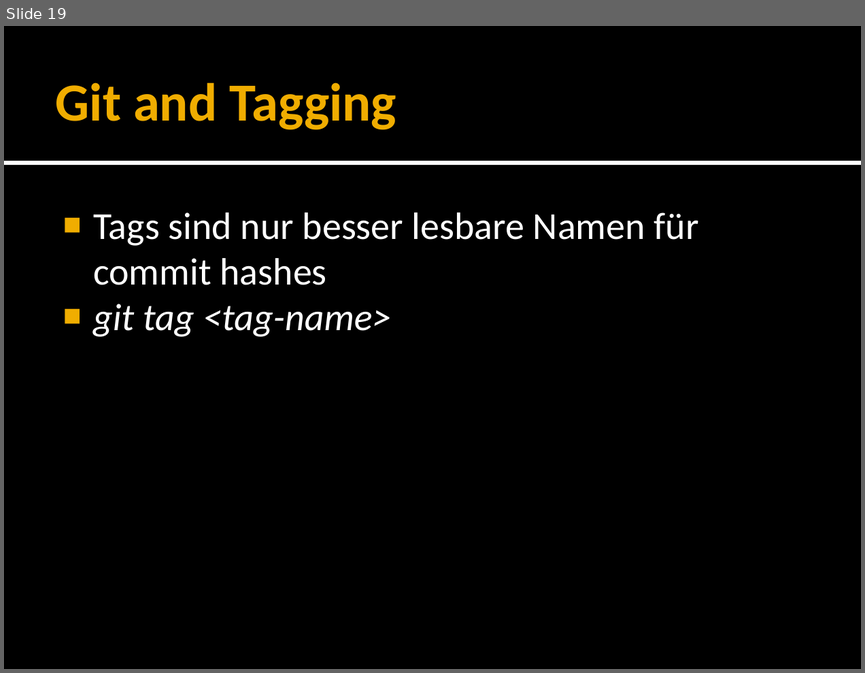
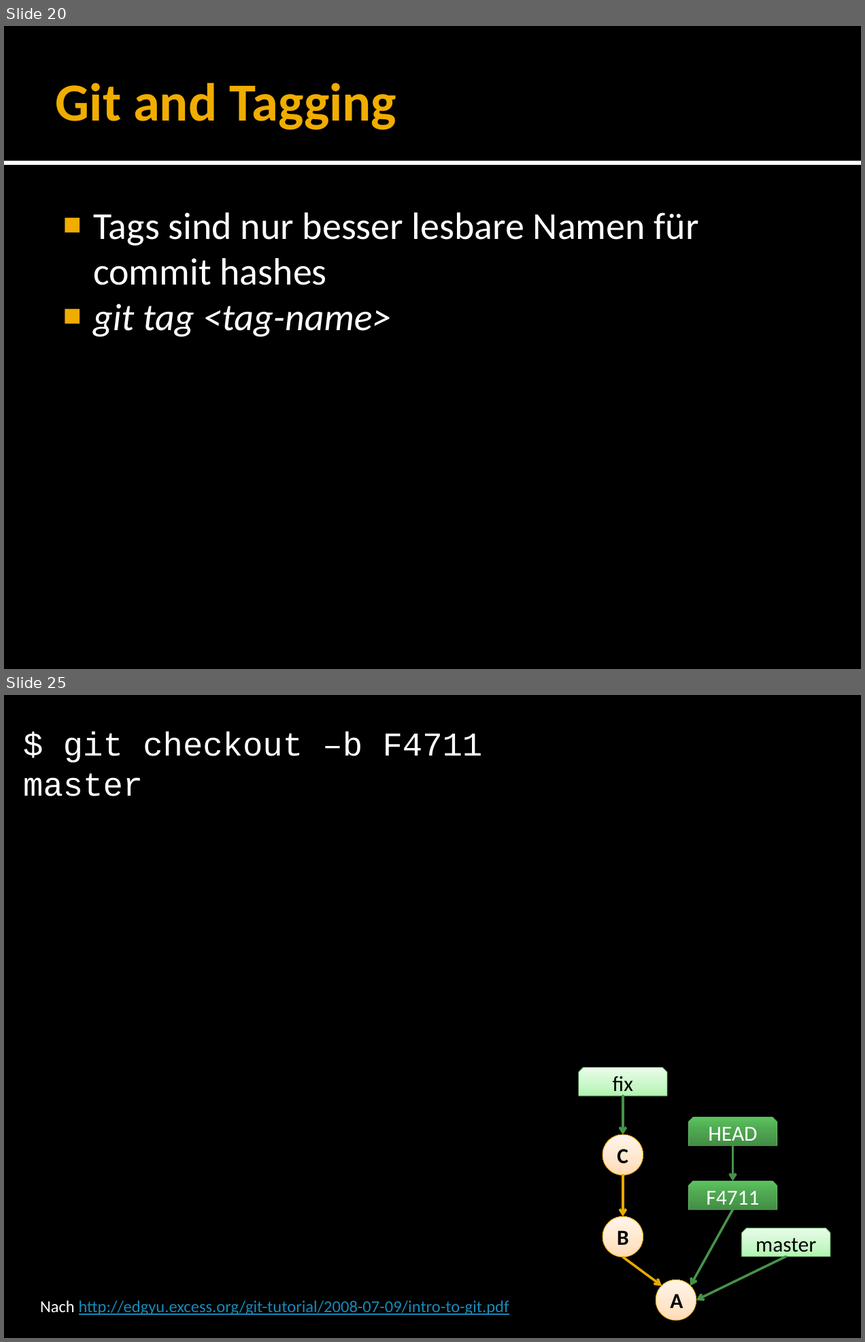
Before and after one commit to forki/GitTalk, a slide deck: GitTalk.pptx. Shown one above the other, each under a label of ours: slide 19 before the commit, slides 20 and 25 after it; the slides between them are not shown. The pictures are 865x673 and 865x1342 pixels, drawn with LibreOffice and Linux fonts; fonts in the diff are those of the drawing. Boxes give left, top, right and bottom in pixels: in the first picture for what was removed or moved away, otherwise in the second. Text is boxed around its words. In the diff, an @@ line names an element or a change of style, - is before the commit and + after.

```diff
--- a/GitTalk.pptx
+++ b/GitTalk.pptx
@@ slide 25 added at (4,695,861,1338), background #000000 @@
@@ text added at (23,732,483,796), 28 pt, text #FFFFFF @@
+$ git checkout –b F4711 master
@@ snip same rect added at (578,1067,666,1095), fill gradient #B0F6B1 to #C8F8C8 to #E9FDE9, outline #67B569 0.5 pt, 18 pt, text #000000 @@
+fix
@@ arrow added from (623, 1096) to (623, 1134), #479249 2 pt @@
@@ snip same rect added at (689,1117,777,1145), fill gradient #438F45 to #4FA851 to #5CC35F, outline #67B569 0.5 pt, 18 pt, text #FFFFFF @@
+HEAD
@@ ellipse added at (603,1134,643,1175), fill gradient #FFDBB5 to #FFE5CB to #FFF5EB, outline #EBA900 0.5 pt, 18 pt, text #000000, bold @@
+C
@@ arrow added from (732, 1146) to (732, 1181), #479249 2 pt @@
@@ arrow added from (623, 1175) to (623, 1216), #EBA900 2 pt @@
@@ snip same rect added at (689,1181,777,1209), fill gradient #438F45 to #4FA851 to #5CC35F, outline #67B569 0.5 pt, 18 pt, text #FFFFFF @@
+F4711
@@ ellipse added at (603,1216,643,1256), fill gradient #FFDBB5 to #FFE5CB to #FFF5EB, outline #EBA900 0.5 pt, 18 pt, text #000000, bold @@
+B
@@ arrow added from (732, 1209) to (690, 1285), #479249 2 pt @@
@@ snip same rect added at (742,1228,830,1256), fill gradient #B0F6B1 to #C8F8C8 to #E9FDE9, outline #67B569 0.5 pt, 18 pt, text #000000 @@
+master
@@ arrow added from (623, 1257) to (661, 1285), #EBA900 2 pt @@
@@ arrow added from (786, 1256) to (696, 1300), #479249 2 pt @@
@@ ellipse added at (656,1279,696,1320), fill gradient #FFDBB5 to #FFE5CB to #FFF5EB, outline #EBA900 0.5 pt, 18 pt, text #000000, bold @@
+A
@@ text added at (40,1300,509,1314), 14 pt, text #168BBA, underline @@
+Nach http://edgyu.excess.org/git-tutorial/2008-07-09/intro-to-git.pdf
@@ what was slide 19 is now slide 20 @@
```
Also in this commit, not shown: 5 slides changed, 19 other slides added, 1 other file.
